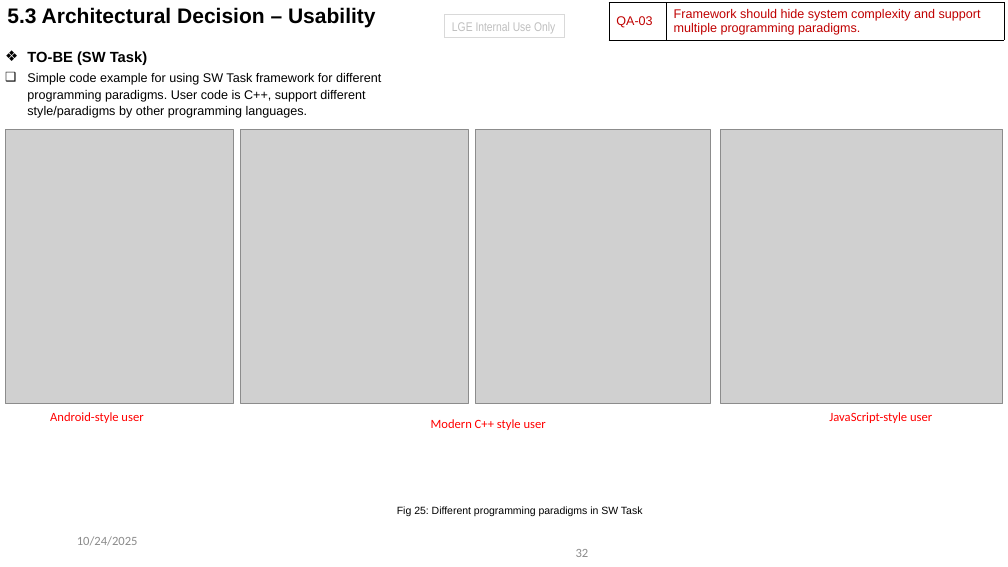
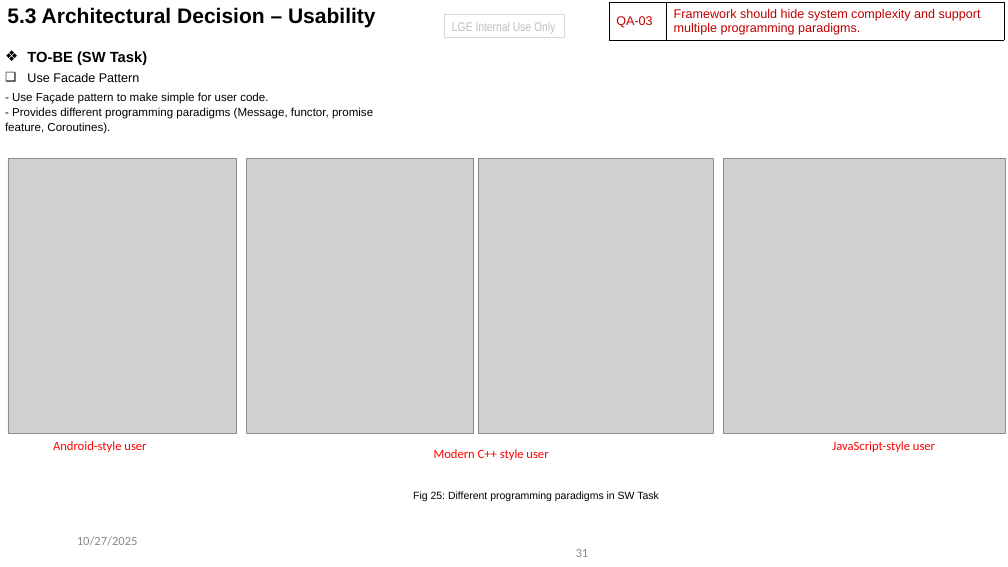
Before and after one commit to taikt/sw_task, a slide deck: slide 31 of doc/2025_SW_Task_Event_Loop_tai2.tran_v1.5.pptx (slide 32 before the commit). Drawn at 1008x567 pixels with LibreOffice and Linux fonts; fonts in the diff are those of the drawing; grey boxes stand for pictures. Boxes give left, top, right and bottom in pixels: in the first picture for what was removed or moved away, otherwise in the second. Text is boxed around its words. In the diff, an @@ line names an element or a change of style, - is before the commit and + after.

```diff
--- a/doc/2025_SW_Task_Event_Loop_tai2.tran_v1.5.pptx
+++ b/doc/2025_SW_Task_Event_Loop_tai2.tran_v1.5.pptx
@@ text at (x1=5, y1=73, x2=373, y2=134): text changed; size 12 to 11 pt @@
-❑ Simple code example for using SW Task framework for different programming paradigms. User code is C++, support different style/paradigms by other programming languages.
+❑ Use Facade Pattern
+- Use Façade pattern to make simple for user code.
+- Provides different programming paradigms (Message, functor, promise feature, Coroutines).
@@ text "Android-style user" moved from (x1=50, y1=412, x2=143, y2=423) to (x1=53, y1=441, x2=146, y2=452) @@
@@ 4 pictures, 2 texts moved together from (x1=5, y1=129, x2=1003, y2=430) to (x1=8, y1=158, x2=1006, y2=460) @@
@@ text "Fig 25: Different programming paradigms ..." moved from (x1=397, y1=506, x2=643, y2=516) to (x1=413, y1=491, x2=659, y2=501) @@
@@ text at (x1=77, y1=536, x2=138, y2=546): text changed @@
-10/24/2025
+10/27/2025
@@ page number at (x1=576, y1=549, x2=589, y2=557): text changed @@
-32
+31
```
Also in this commit, not shown: 40 other slides changed, 1 slide removed.
